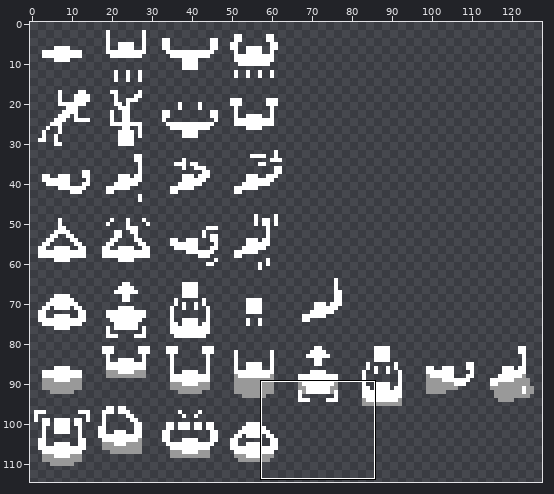
One commit to this pixel-art file: art/henchman.ase. Above: a wide view before the commit, with the close-up outlined.
Close-up. The starting point:
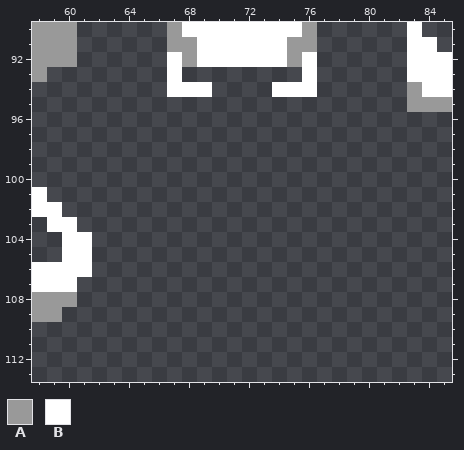
128x128 pixels, 1 frame. Shown: x 58..85, y 90..113. The wide view leaves out empty margins.
Palette (. is transparent): A #999999  B #ffffff
Pixels before, first column x 58:
 90 AAA......ABBBBBBBBA......B..
 91 AAA......AABBBBBBAA......BB.
 92 AAA......BABBBBBBAB......BBB
 93 A........B........B......BBB
 94 .........BBB....BBB......ABB
 95 .........................AAA
 96 ............................
 97 ............................
 98 ............................
 99 ............................
100 ............................
101 B...........................
102 BB..........................
103 .BB.........................
104 ..BB........................
105 ..BB........................
106 BBBB........................
107 BBB.........................
108 AAA.........................
109 AA..........................
Now the later version:
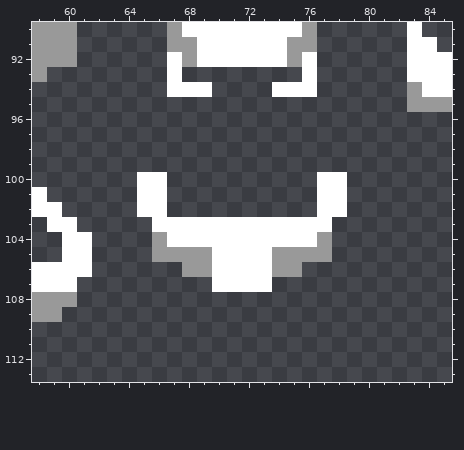
Changes in this commit:
The edit adds colour A in row 104 at x 66 and 77; in row 105 at x 66 to 69 and 74 to 77; in row 106 at x 68 to 69 and 74 to 75.
The edit adds colour B in rows 100 to 102 at x 65 to 66 and 77 to 78; in row 103 at x 66 to 77; in row 104 at x 67 to 76; in rows 105 to 107 at x 70 to 73.
Where, in picture pixels (left, top, right, bottom), the same in both close-ups:
added: (137, 172, 347, 292)
